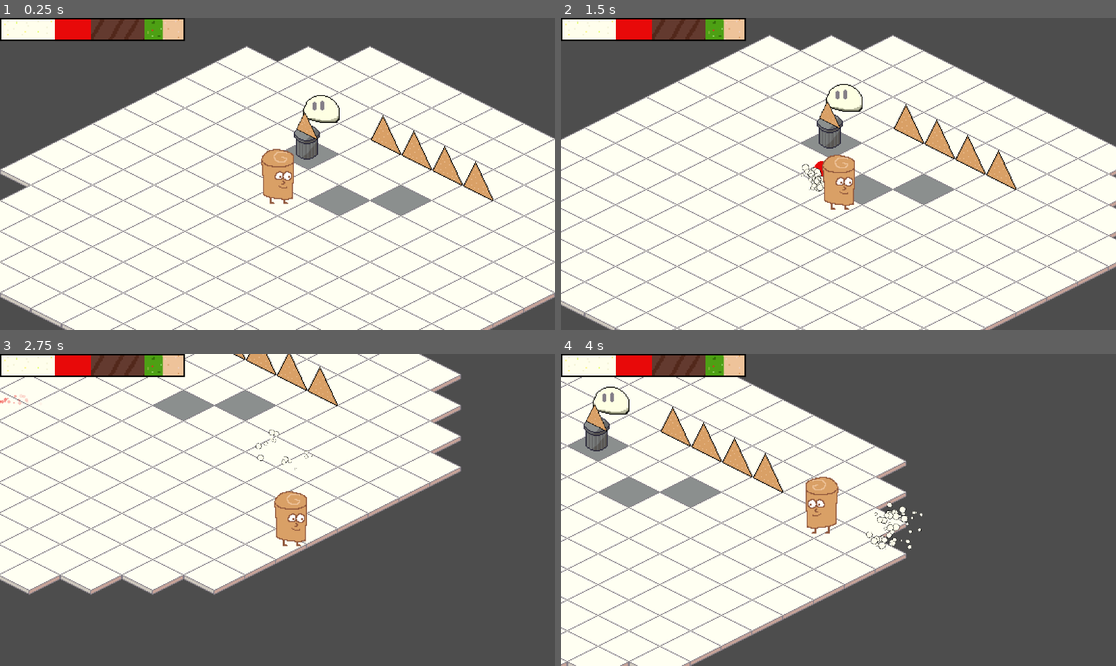
Above: before the commit, frames 1-4 (two rows, left to right).
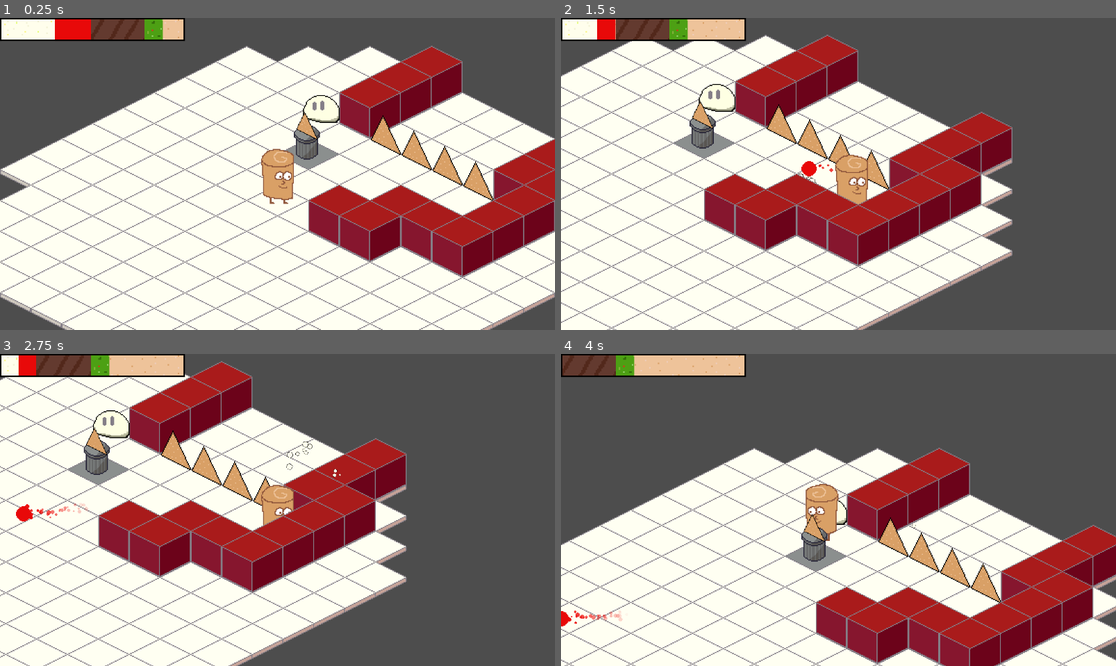
Above: after the commit, the same moments.

Repository: JordanLevy/LudumDare54
Game: Godot game, scene res://Scenes/Game.tscn
Same seed, same stepped clock (60 frames per second), same inputs: the game is played once before the commit and once after it.
Inputs (mouse positions are in pixels of both pictures, inside the frame that each line leads up to):
- Up to frame 1 (0.25 s): no input
- Up to frame 2 (1.5 s): move the mouse to (960, 158) at 0.52 s; hold Right (ui_right) 0.53-1.28 s; click (960, 158) at 0.6 s; move the mouse to (727, 189) at 1.27 s; hold Down (ui_down) from 1.28 s (still down); right-click (727, 189) at 1.35 s
- Up to frame 3 (2.75 s): move the mouse to (333, 441) at 2.02 s; release Down (ui_down) at 2.03 s; hold Right (ui_right) from 2.03 s (still down); click (333, 441) at 2.1 s
- Up to frame 4 (4 s): move the mouse to (810, 572) at 2.77 s; release Right (ui_right) at 2.78 s; hold Up (ui_up) 2.78-3.53 s; right-click (810, 572) at 2.85 s; move the mouse to (1005, 556) at 3.52 s; hold Left (ui_left) from 3.53 s (still down); click (1005, 556) at 3.6 s

The runs differ from the first frame. In frame 1, 13% of the frame differs, in the area x 55-100%, y 8-84%; in frame 2, 51%; in frame 3, 53%; in frame 4, 53%, in the area x 0-100%, y 0-100%.

Commit message:
Added walls

Diff:
--- a/Scenes/Game.tscn
+++ b/Scenes/Game.tscn
@@ -41,13 +41,19 @@
 2:0/0/texture_origin = Vector2i(0, 16)
 2:0/0/physics_layer_0/linear_velocity = Vector2(0, 0)
 2:0/0/physics_layer_0/angular_velocity = 0.0
-2:0/0/physics_layer_0/polygon_0/points = PackedVector2Array(-0.5, 6.25, -16.25, -1.75, -0.5, -9.25, 14.75, -1.25)
+4:0/0 = 0
+4:0/0/texture_origin = Vector2i(0, 21)
+4:0/0/y_sort_origin = -5
+4:0/0/physics_layer_0/linear_velocity = Vector2(0, 0)
+4:0/0/physics_layer_0/angular_velocity = 0.0
+4:0/0/physics_layer_0/polygon_0/points = PackedVector2Array(-32.625, -5.75, -0.375, -21, 31.875, -5.25, -0.375, 10.5)
 
 [sub_resource type="TileSet" id="TileSet_oudc8"]
 tile_shape = 1
 tile_offset_axis = 1
 tile_size = Vector2i(64, 32)
 physics_layer_0/collision_layer = 1
+physics_layer_0/collision_mask = 0
 sources/2 = SubResource("TileSetAtlasSource_7bdi5")
 sources/0 = SubResource("TileSetScenesCollectionSource_nimmk")
 
@@ -114,14 +120,14 @@
 layer_0/name = "Floor"
 layer_0/y_sort_enabled = true
 layer_0/z_index = -1
-layer_0/tile_data = PackedInt32Array(3, 131074, 0, 65538, 2, 0, 1, 131074, 0, 65536, 2, 0, 65535, 2, 0, 131070, 2 …(2099 unchanged characters)…
+layer_0/tile_data = PackedInt32Array(3, 2, 0, 65538, 2, 0, 1, 2, 0, 65536, 2, 0, 65535, 2, 0, 131070, 2 …(2099 unchanged characters)…
 layer_1/name = "Objects"
 layer_1/enabled = true
 layer_1/modulate = Color(1, 1, 1, 1)
 layer_1/y_sort_enabled = true
 layer_1/y_sort_origin = 0
 layer_1/z_index = 0
-layer_1/tile_data = PackedInt32Array(-131069, 0, 262144, -65536, 0, 196608, -65532, 0, 327680, -65531, 0, 393216, 6, 0, 458752)
+layer_1/tile_data = PackedInt32Array(-131069, 0, 262144, -65536, 0, 196608, -65532, 0, 327680, -65531, 0, 393216, 6, 0, 458752, -196604, 262146, 0, -196605, 262146, 0, -131070, 262146, 0, -65527, 262146, 0, 8, 262146, 0, 7, 262146, 0, 65544, 262146, 0, 65543, 262146, 0, 131078, 262146, 0, 131077, 262146, 0, 131076, 262146, 0, 65539, 262146, 0, 131074, 262146, 0, 65537, 262146, 0)
 
 [node name="Camera2D" type="Camera2D" parent="."]
 zoom = Vector2(2, 2)
@@ -135,3 +141,5 @@
 
 [node name="LevelFinish" parent="." instance=ExtResource("17_i32vj")]
 position = Vector2(191.37, -68.41)
+
+[connection signal="body_entered" from="TileMap/@Area2D@36489" to="TileMap/@Area2D@36489" method="_on_body_entered" flags=18]
--- a/Scenes/LevelFinish.tscn
+++ b/Scenes/LevelFinish.tscn
@@ -9,7 +9,6 @@
 script = ExtResource("1_o8d8j")
 
 [node name="CollisionShape2D" type="CollisionShape2D" parent="."]
-scale = Vector2(1, 1)
 shape = SubResource("RectangleShape2D_fb1rs")
 
 [connection signal="body_entered" from="." to="." method="_on_body_entered"]
--- a/Scripts/PlayerController.gd
+++ b/Scripts/PlayerController.gd
@@ -24,7 +24,7 @@
 
 var ingredients: Array[int]
 var projectile_speed: Array[float]
-var projectile_cost: int = 0
+var projectile_cost: int = 10
 
 func _ready():
 	sprite = get_node("Sprite")
--- a/project.godot
+++ b/project.godot
@@ -66,6 +66,15 @@
 ]
 }
 
+[layer_names]
+
+2d_physics/layer_1="Player"
+2d_physics/layer_2="Enemies"
+2d_physics/layer_3="Walls"
+2d_physics/layer_4="Pedestals"
+2d_physics/layer_5="Doors"
+2d_physics/layer_6="Abilities"
+
 [rendering]
 
 textures/canvas_textures/default_texture_filter=0
Binary file changed: Assets/Tiles.aseprite
Binary file changed: Assets/Tiles.png
